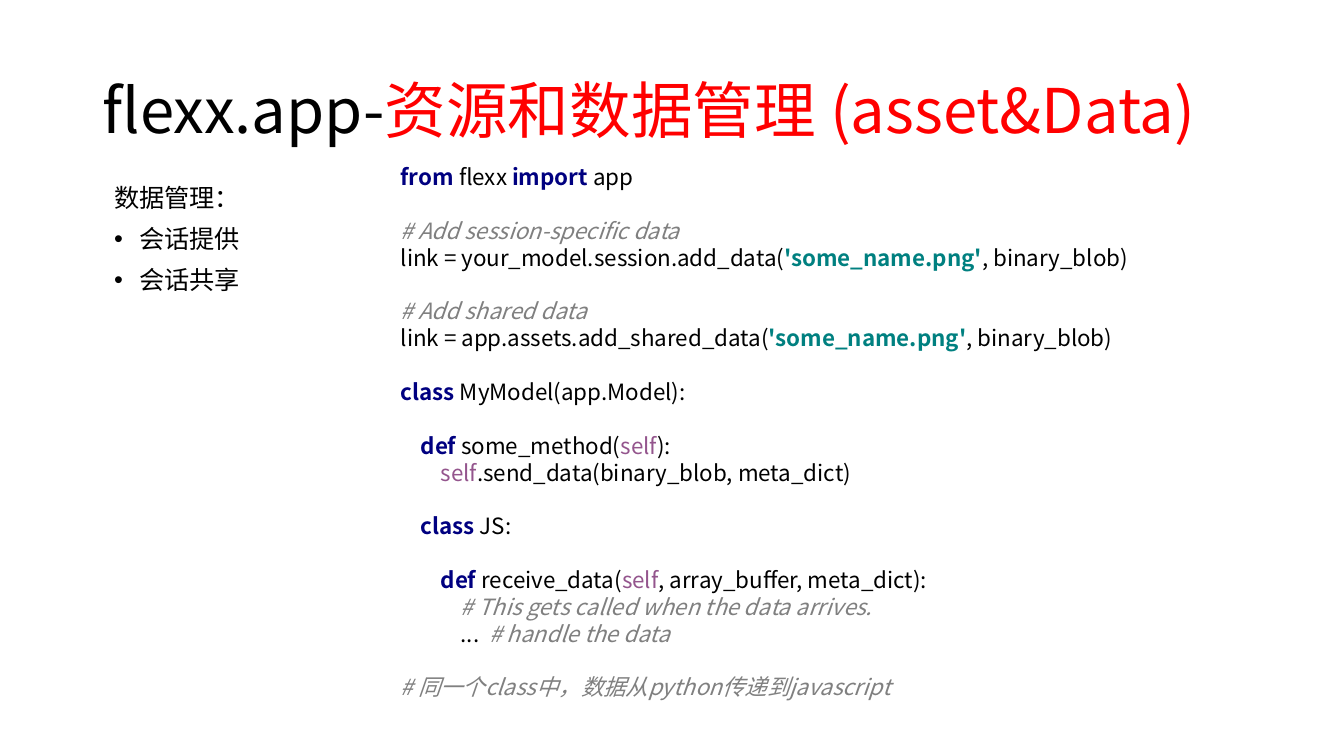
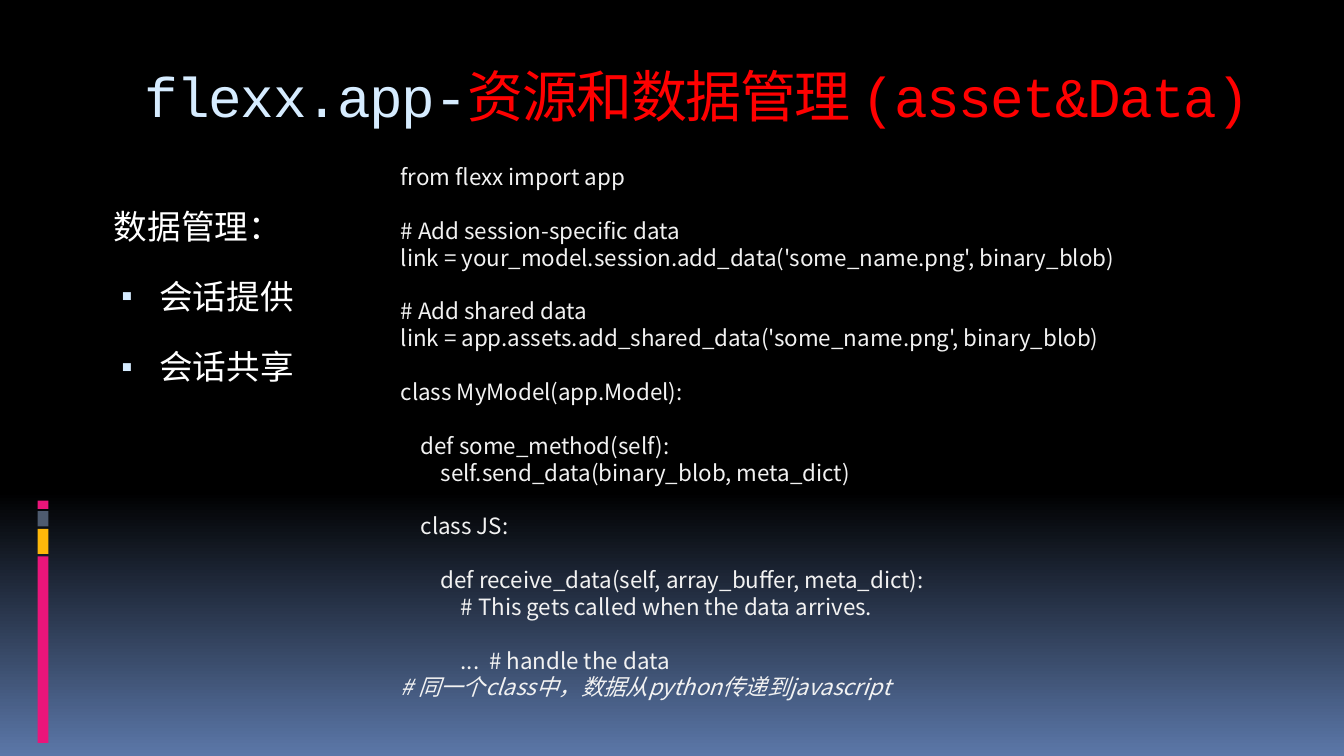
Before and after one commit to 260936767/UpdateServer, a slide deck: slide 26 of flexx_study/report for python&flexx.pptx (slide 22 before the commit). Drawn at 1344x756 pixels with LibreOffice and Linux fonts; fonts in the diff are those of the drawing. Boxes give left, top, right and bottom in pixels: in the first picture for what was removed or moved away, otherwise in the second. Text is boxed around its words. In the diff, an @@ line names an element or a change of style, - is before the commit and + after.

```diff
--- a/flexx_study/report for python&flexx.pptx
+++ b/flexx_study/report for python&flexx.pptx
@@ background #FFFFFF to gradient #000000 to #5B77A8 @@
@@ title "flexx.app-资源和数据管理 (asset&Data)": place and size @@
-title "flexx.app-资源和数据管理 (asset&Data)" at (102,81,1195,147)
+title "flexx.app-资源和数据管理 (asset&Data)" at (144,77,1250,129)
@@ title "flexx.app-资源和数据管理 (asset&Data)" at (144,77,1250,129): size 44 to 40 pt, font Noto Sans CJK SC to Courier New, letter spacing 0 to -1 pt; text colour #000000 to #D6ECFF in "flexx.app-资源和数据管理"; line spacing 0.9 to 1; vertical alignment middle to top @@
@@ rectangle added at (32,75,33,115), fill #000000 @@
@@ rectangle added at (36,75,37,115), fill #000000 @@
@@ rectangle added at (39,75,43,115), fill #000000 @@
@@ rectangle added at (45,75,52,115), fill #000000 @@
@@ text at (401,167,1115,670): text changed; text colour #000000 to #F2F2F2 @@
-from flexx import app
-# Add session-specific data
-link = your_model.session.add_data('some_name.png', binary_blob)
-# Add shared data
-link = app.assets.add_shared_data('some_name.png', binary_blob)
-class MyModel(app.Model):
-def some_method(self):
-self.send_data(binary_blob, meta_dict)
-class JS:
-def receive_data(self, array_buffer, meta_dict):
-# This gets called when the data arrives.
-... # handle the data
+from flexx import app
+# Add session-specific data
+link = your_model.session.add_data('some_name.png', binary_blob)
+# Add shared data
+link = app.assets.add_shared_data('some_name.png', binary_blob)
+class MyModel(app.Model):
+def some_method(self):
+self.send_data(binary_blob, meta_dict)
+class JS:
+def receive_data(self, array_buffer, meta_dict):
+# This gets called when the data arrives.
+... # handle the data
@@ text "数据管理：" at (114,210,293,382): size 18 to 24 pt, font Noto Sans CJK SC to Calibri, text colour #000000 to #FFFFFF; line spacing 0.9 to 1.5; less space between paragraphs; bullet • to ▪ @@
@@ rectangle added at (37,501,48,509), fill #EA157A @@
@@ rectangle added at (37,529,48,555), fill #FEB80A @@
@@ rectangle added at (37,511,48,526), fill #4E5B6F @@
@@ rectangle added at (37,557,48,743), fill #EA157A @@
@@ text at (418,676,891,701): text colour #808080 to #F2F2F2 in "# 同一个class中，数据从python传递到javascript" @@
```
Also in this commit, not shown: 38 other slides changed, 5 slides added, 1 slide removed.
